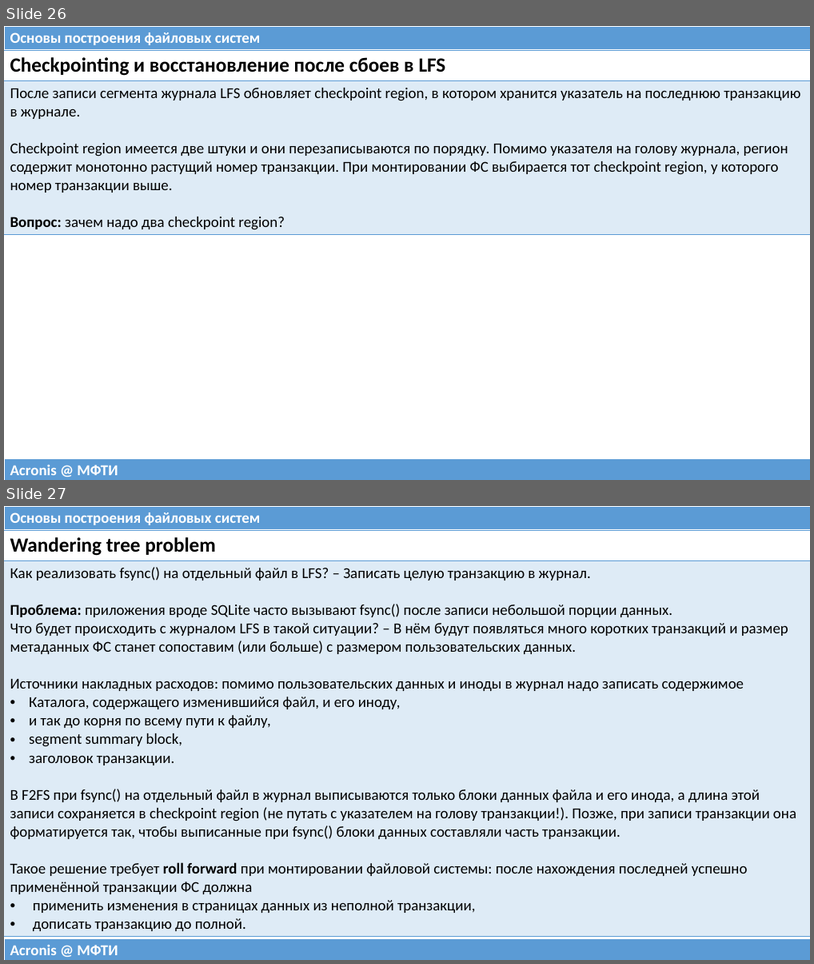
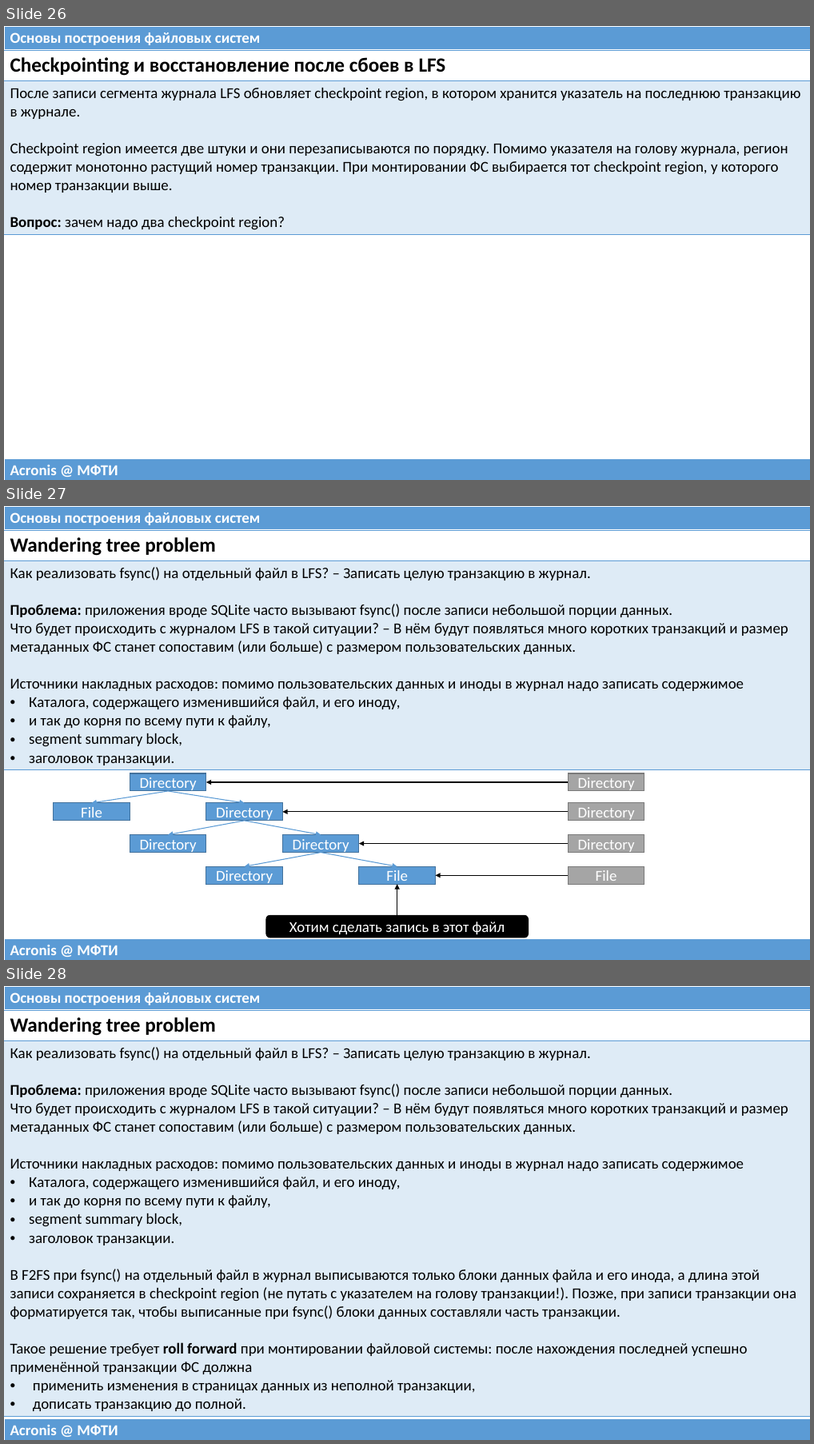
Before and after one commit to 75cc8545e7b021ed280ed0ef99fc7fc4/filesystems-101, a slide deck: talks/src/class08.pptx. Shown one above the other, each under a label of ours: slides 26 and 27 before the commit, slides 26, 27 and 28 after it. The pictures are 814x964 and 814x1444 pixels, drawn with LibreOffice and Linux fonts; fonts in the diff are those of the drawing. Boxes give left, top, right and bottom in pixels: in the first picture for what was removed or moved away, otherwise in the second. Text is boxed around its words. In the diff, an @@ line names an element or a change of style, - is before the commit and + after.

```diff
--- a/talks/src/class08.pptx
+++ b/talks/src/class08.pptx
@@ slide 27 added at bbox=[4, 506, 810, 960], background #FFFFFF @@
@@ table added at bbox=[4, 506, 810, 530], 1 rows, 1 columns @@
+Основы построения файловых систем
@@ table added at bbox=[4, 530, 810, 768], 2 rows, 1 columns @@
+Wandering tree problem
+Как реализовать fsync() на отдельный файл в LFS? – Записать целую транзакцию в журнал. / Проблема: приложения вроде SQLite часто вызывают fsync() после записи небольшой порции данных. / Что будет происходить с журналом LFS в такой ситуации? – В нём будут появляться много коротких транзакций и размер метаданных ФС станет сопоставим (или больше) с размером пользовательских данных. / Источники накладных расходов: помимо пользовательских данных и иноды в журнал надо записать содержимое / Каталога, содержащего изменившийся файл, и его иноду, / и так до корня по всему пути к файлу, / segment summary block, / заголовок транзакции.
@@ arrow added from (168, 791) to (92, 803), #5B9BD5 1 pt @@
@@ rectangle added at bbox=[130, 773, 206, 791], fill #5B9BD5, outline #43739E 1 pt, 18 pt, text #FFFFFF @@
+Directory
@@ arrow added from (168, 791) to (245, 803), #5B9BD5 1 pt @@
@@ arrow added from (569, 782) to (206, 782), #000000 1 pt @@
@@ rectangle added at bbox=[569, 773, 645, 791], fill #A5A5A5, outline #7A7A7A 1 pt, 18 pt, text #FFFFFF @@
+Directory
@@ rectangle added at bbox=[54, 803, 130, 820], fill #5B9BD5, outline #43739E 1 pt, 18 pt, text #FFFFFF @@
+File
@@ rectangle added at bbox=[206, 803, 283, 820], fill #5B9BD5, outline #43739E 1 pt, 18 pt, text #FFFFFF @@
+Directory
@@ arrow added from (569, 812) to (283, 812), #000000 1 pt @@
@@ rectangle added at bbox=[569, 803, 645, 820], fill #A5A5A5, outline #7A7A7A 1 pt, 18 pt, text #FFFFFF @@
+Directory
@@ rectangle added at bbox=[130, 835, 206, 852], fill #5B9BD5, outline #43739E 1 pt, 18 pt, text #FFFFFF @@
+Directory
@@ arrow added from (245, 820) to (168, 835), #5B9BD5 1 pt @@
@@ arrow added from (245, 820) to (321, 835), #5B9BD5 1 pt @@
@@ rectangle added at bbox=[283, 835, 359, 852], fill #5B9BD5, outline #43739E 1 pt, 18 pt, text #FFFFFF @@
+Directory
@@ rectangle added at bbox=[569, 835, 645, 852], fill #A5A5A5, outline #7A7A7A 1 pt, 18 pt, text #FFFFFF @@
+Directory
@@ arrow added from (321, 852) to (245, 867), #5B9BD5 1 pt @@
@@ arrow added from (321, 852) to (398, 867), #5B9BD5 1 pt @@
@@ arrow added from (569, 844) to (359, 844), #000000 1 pt @@
@@ rectangle added at bbox=[206, 867, 283, 884], fill #5B9BD5, outline #43739E 1 pt, 18 pt, text #FFFFFF @@
+Directory
@@ rectangle added at bbox=[359, 867, 435, 884], fill #5B9BD5, outline #43739E 1 pt, 18 pt, text #FFFFFF @@
+File
@@ arrow added from (398, 915) to (398, 884), #000000 1 pt @@
@@ arrow added from (569, 875) to (436, 875), #000000 1 pt @@
@@ rectangle added at bbox=[569, 867, 645, 884], fill #A5A5A5, outline #7A7A7A 1 pt, 18 pt, text #FFFFFF @@
+File
@@ rounded rectangle added at bbox=[266, 915, 529, 936], fill #000000, outline #000000 1 pt, 18 pt, text #FFFFFF @@
+Хотим сделать запись в этот файл
@@ table added at bbox=[4, 938, 810, 960], 1 rows, 1 columns @@
+Acronis @ МФТИ
@@ what was slide 27 is now slide 28 @@
```
Also in this commit, not shown: 2 slides changed, 1 other file.
